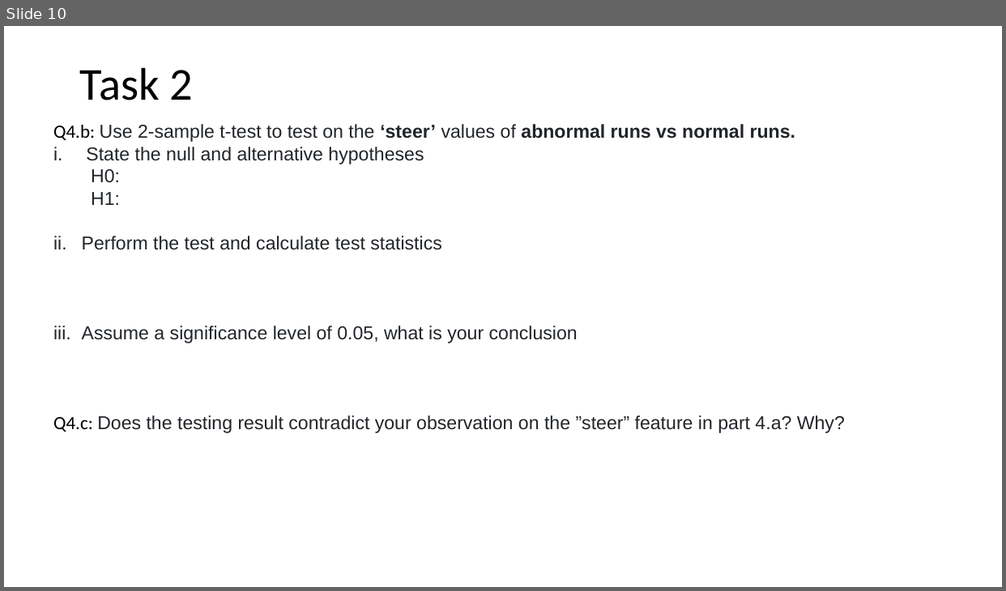
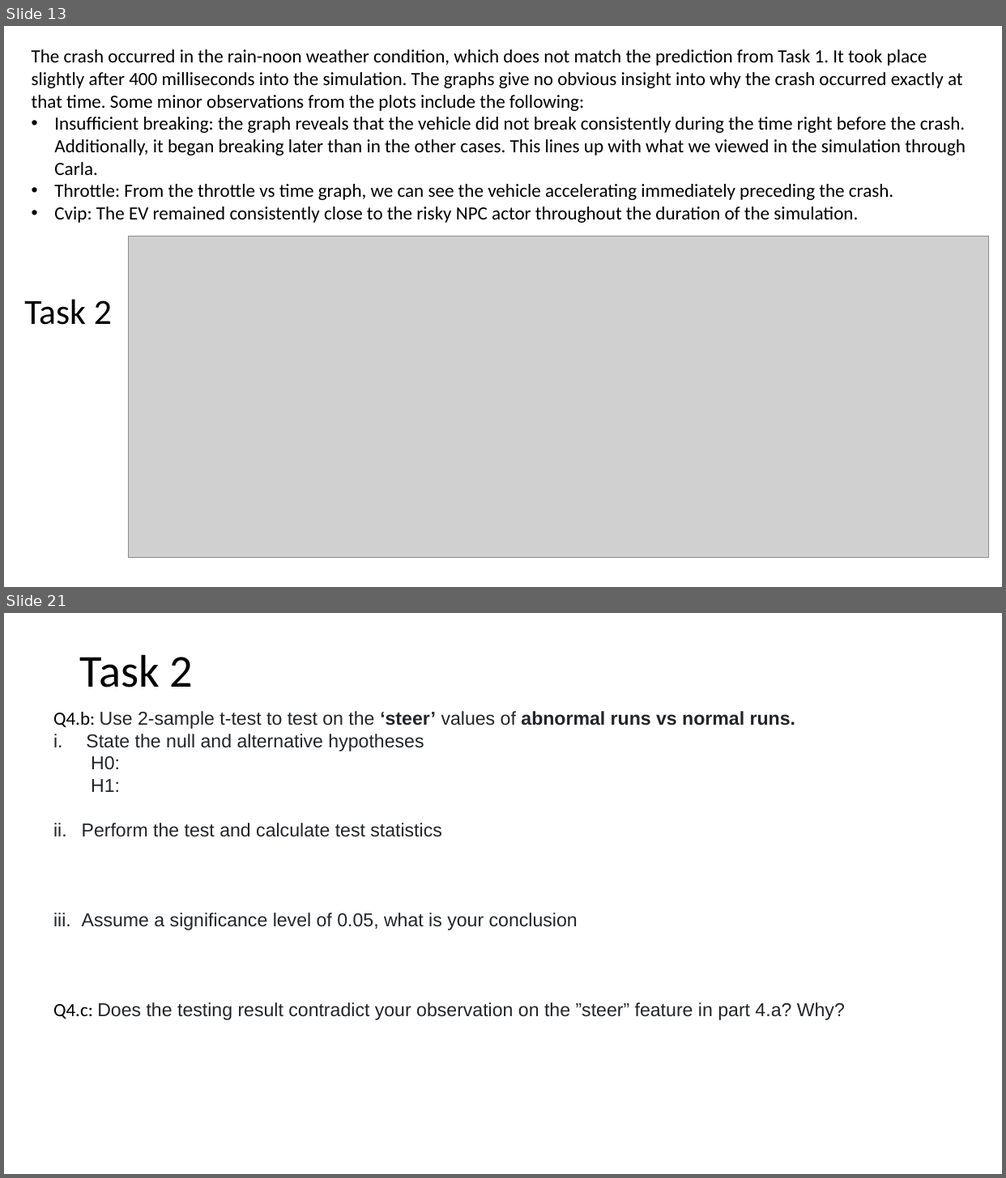
Before and after one commit to mrojaspell/MP1, a slide deck: mp1_powerpoint.pptx. Shown one above the other, each under a label of ours: slide 10 before the commit, slides 13 and 21 after it; the slides between them are not shown. The pictures are 1006x591 and 1006x1178 pixels, drawn with LibreOffice and Linux fonts; fonts in the diff are those of the drawing; grey boxes stand for pictures. Boxes give left, top, right and bottom in pixels: in the first picture for what was removed or moved away, otherwise in the second. Text is boxed around its words. In the diff, an @@ line names an element or a change of style, - is before the commit and + after.

```diff
--- a/mp1_powerpoint.pptx
+++ b/mp1_powerpoint.pptx
@@ slide 13 added at (4, 26, 1002, 587), background #FFFFFF @@
@@ text added at (32, 49, 965, 223), 18 pt, text #000000 @@
+The crash occurred in the rain-noon weather condition, which does not match the prediction from Task 1. It took place slightly after 400 milliseconds into the simulation. The graphs give no obvious insight into why the crash occurred exactly at that time. Some minor observations from the plots include the following:
+• Insufficient breaking: the graph reveals that the vehicle did not break consistently during the time right before the crash. Additionally, it began breaking later than in the other cases. This lines up with what we viewed in the simulation through Carla.
+• Throttle: From the throttle vs time graph, we can see the vehicle accelerating immediately preceding the crash.
+• Cvip: The EV remained consistently close to the risky NPC actor throughout the duration of the simulation.
@@ picture added at (128, 237, 989, 557) @@
@@ text added at (24, 299, 112, 325), 34.1 pt, text #000000 @@
+Task 2
@@ what was slide 10 is now slide 21 @@
```
Also in this commit, not shown: 5 slides changed, 14 other slides added, 4 slides removed, 15 other files.
